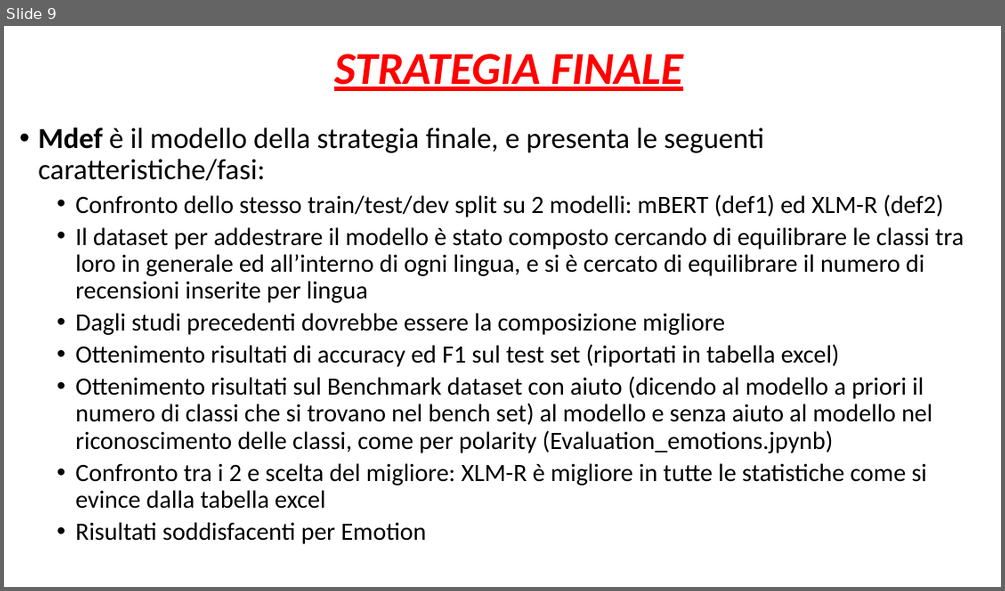
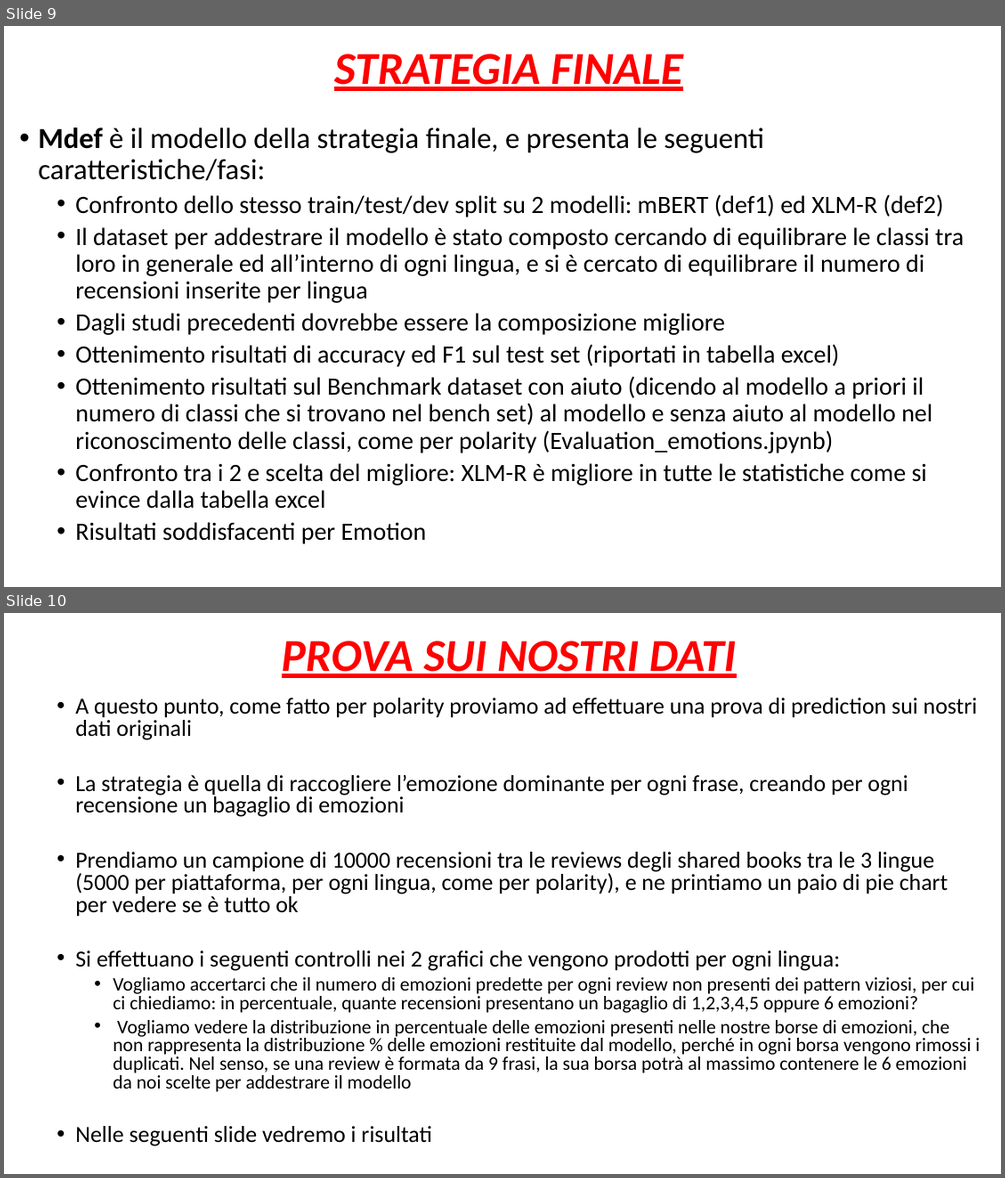
Before and after one commit to alefox1997/DataScience-Master-Thesis, a slide deck: Presentazioni/FT_Emotion.pptx. Shown one above the other, each under a label of ours: slide 9 before the commit, slides 9 and 10 after it. The pictures are 1005x591 and 1005x1178 pixels, drawn with LibreOffice and Linux fonts; fonts in the diff are those of the drawing. Boxes give left, top, right and bottom in pixels: in the first picture for what was removed or moved away, otherwise in the second. Text is boxed around its words. In the diff, an @@ line names an element or a change of style, - is before the commit and + after.

```diff
--- a/Presentazioni/FT_Emotion.pptx
+++ b/Presentazioni/FT_Emotion.pptx
@@ slide 10 added at bbox=[4, 613, 1001, 1174], background #FFFFFF @@
@@ title added at bbox=[282, 641, 736, 678], 44 pt, text #FF0000, bold, italic, underline @@
+PROVA SUI NOSTRI DATI
@@ text added at bbox=[75, 698, 979, 1146], 18.5 pt, text #000000 @@
+  • A questo punto, come fatto per polarity proviamo ad effettuare una prova di prediction sui nostri dati originali
+  • La strategia è quella di raccogliere l’emozione dominante per ogni frase, creando per ogni recensione un bagaglio di emozioni
+  • Prendiamo un campione di 10000 recensioni tra le reviews degli shared books tra le 3 lingue (5000 per piattaforma, per ogni lingua, come per polarity), e ne printiamo un paio di pie chart per vedere se è tutto ok
+  • Si effettuano i seguenti controlli nei 2 grafici che vengono prodotti per ogni lingua:
+    • Vogliamo accertarci che il numero di emozioni predette per ogni review non presenti dei pattern viziosi, per cui ci chiediamo: in percentuale, quante recensioni presentano un bagaglio di 1,2,3,4,5 oppure 6 emozioni?
+    • Vogliamo vedere la distribuzione in percentuale delle emozioni presenti nelle nostre borse di emozioni, che non rappresenta la distribuzione % delle emozioni restituite dal modello, perché in ogni borsa vengono rimossi i duplicati. Nel senso, se una review è formata da 9 frasi, la sua borsa potrà al massimo contenere le 6 emozioni da noi scelte per addestrare il modello
+  • Nelle seguenti slide vedremo i risultati
```
Also in this commit, not shown: 3 other slides added, 1 slide removed.
